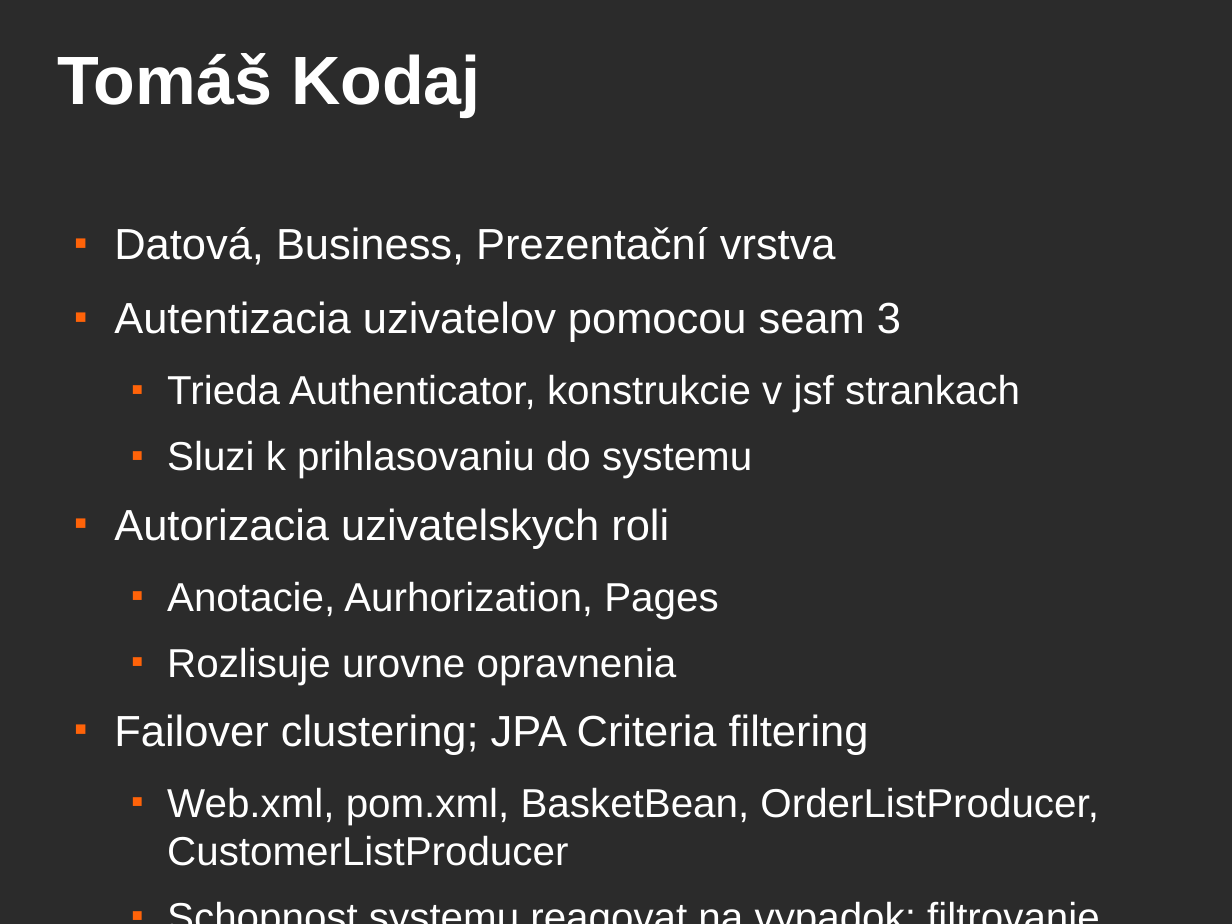
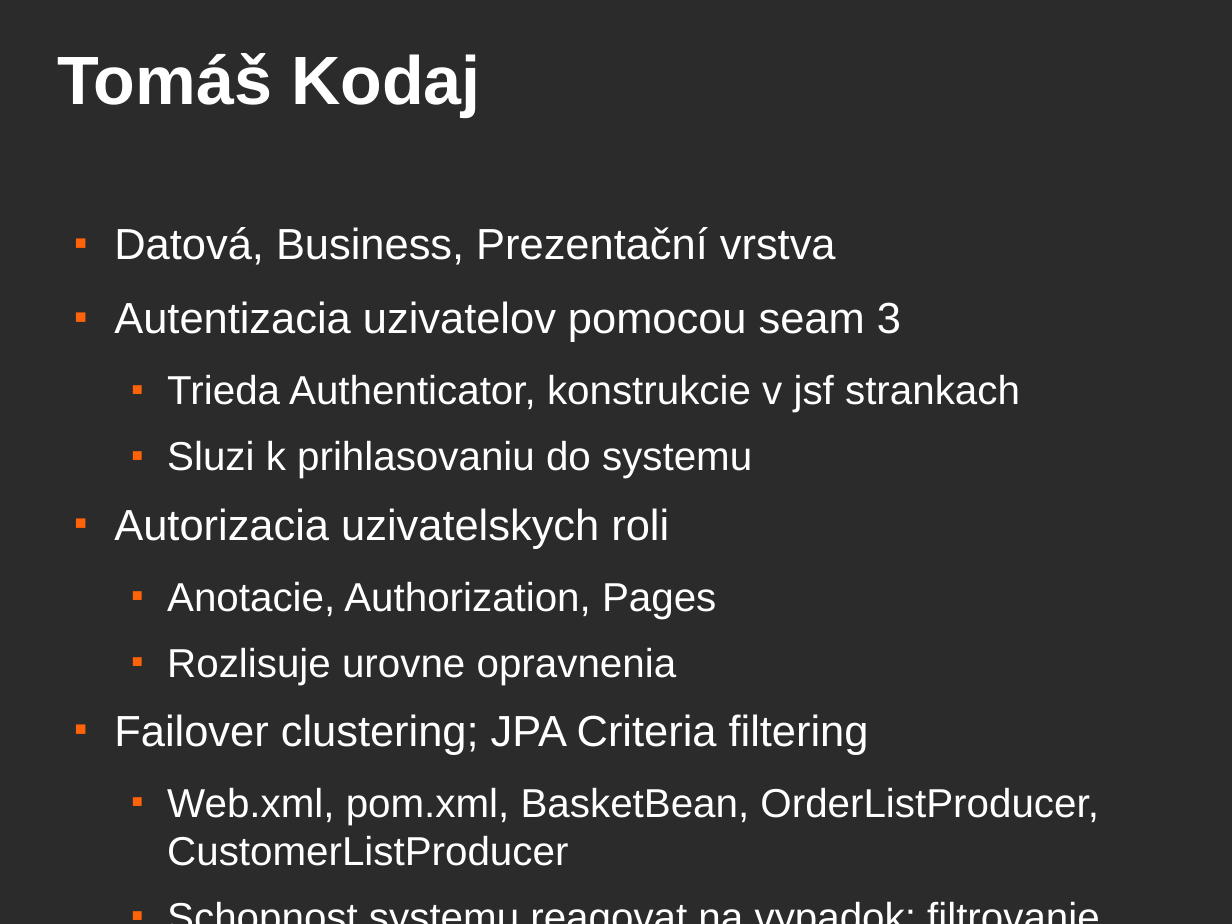
Before and after one commit to pkremens/pv243-eshop, a slide deck: slide 4 of jboss-presentation.odp. Drawn at 1232x924 pixels with LibreOffice and Linux fonts; fonts in the diff are those of the drawing; background and template pictures are left out; a plain dark background stands for a picture behind light text. Boxes give left, top, right and bottom in pixels: in the first picture for what was removed or moved away, otherwise in the second. Text is boxed around its words. In the diff, an @@ line names an element or a change of style, - is before the commit and + after.

```diff
--- a/jboss-presentation.odp
+++ b/jboss-presentation.odp
@@ text at (167,581,716,619): text changed @@
-  ■ Anotacie, Aurhorization, Pages
+  ■ Anotacie, Authorization, Pages
```
Also in this commit, not shown: 1 other slide changed, 9 other files.
